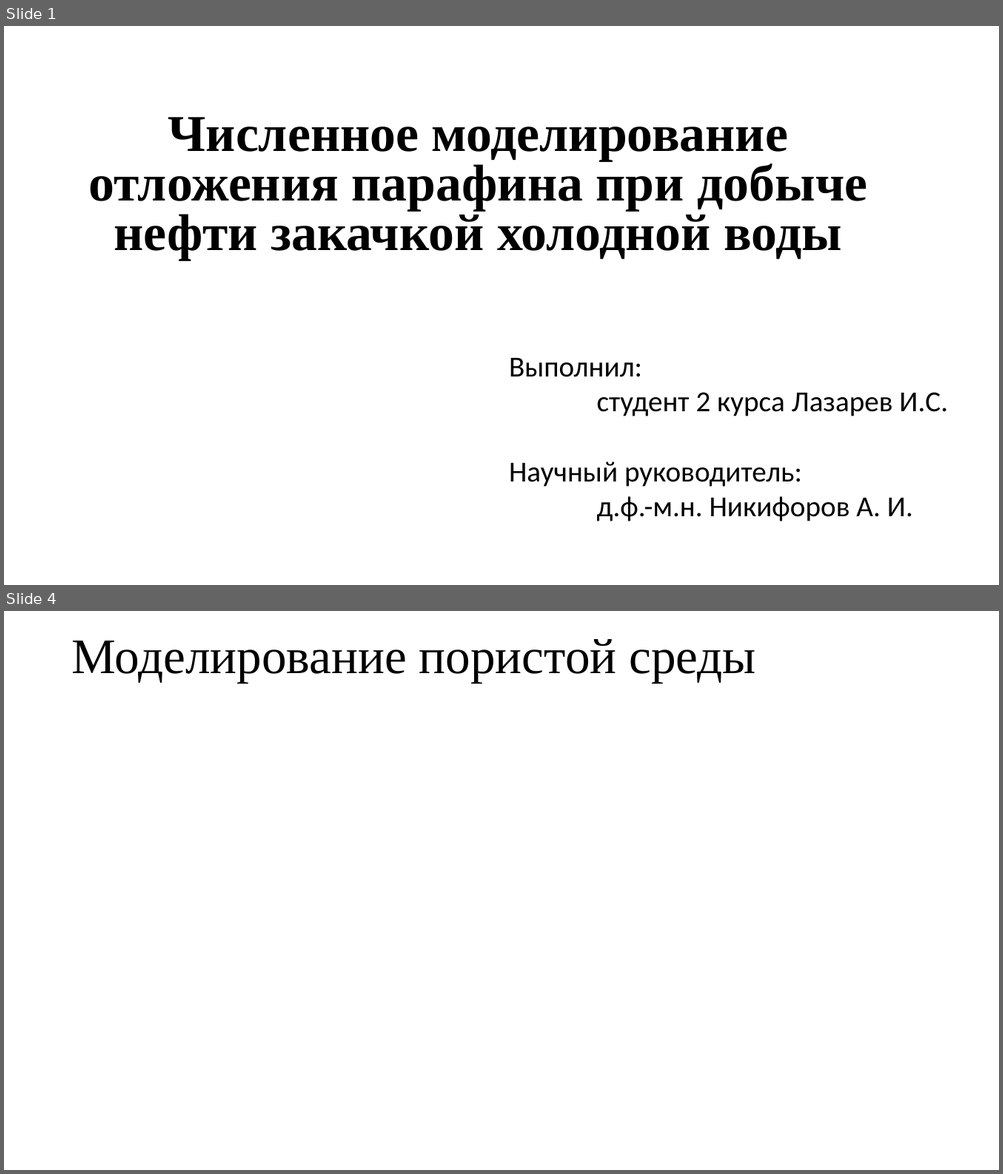
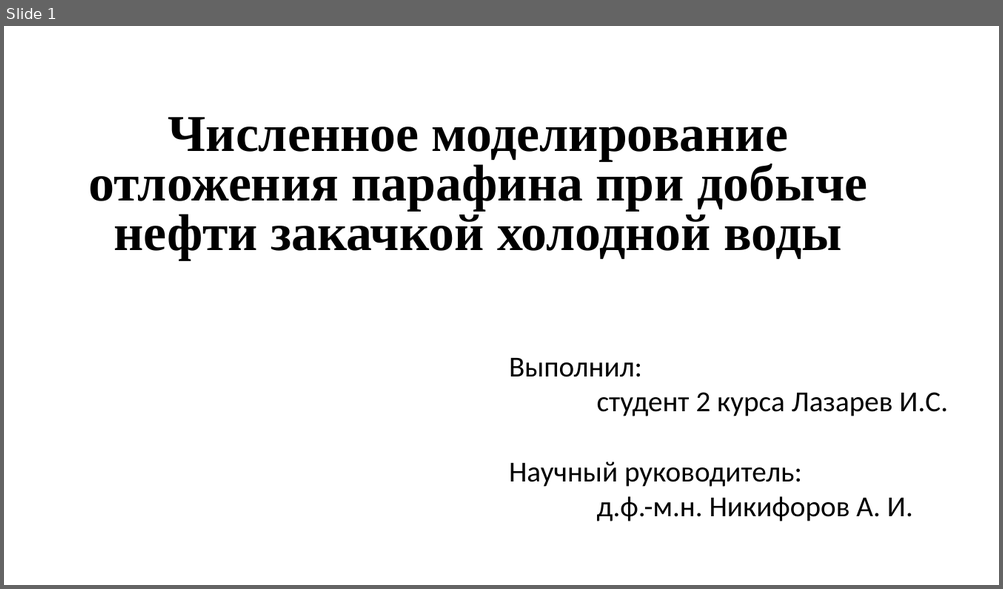
Before and after one commit to 1g0g0r/reservoir-simulator, a slide deck: resources/Лазарев.pptx. Shown one above the other, each under a label of ours: slides 1 and 4 before the commit, slide 1 after it; the slides between them are not shown. The pictures are 1003x1174 and 1003x589 pixels, drawn with LibreOffice and Linux fonts; fonts in the diff are those of the drawing. Boxes give left, top, right and bottom in pixels: in the first picture for what was removed or moved away, otherwise in the second. Text is boxed around its words. In the diff, an @@ line names an element or a change of style, - is before the commit and + after.

```diff
--- a/resources/Лазарев.pptx
+++ b/resources/Лазарев.pptx
@@ slide 4 removed at bbox=[4, 611, 999, 1170], background #FFFFFF @@
@@ text removed at bbox=[71, 639, 756, 683] @@
-Моделирование пористой среды
```
Also in this commit, not shown: 2 slides changed, 8 slides added, 4 other files.
